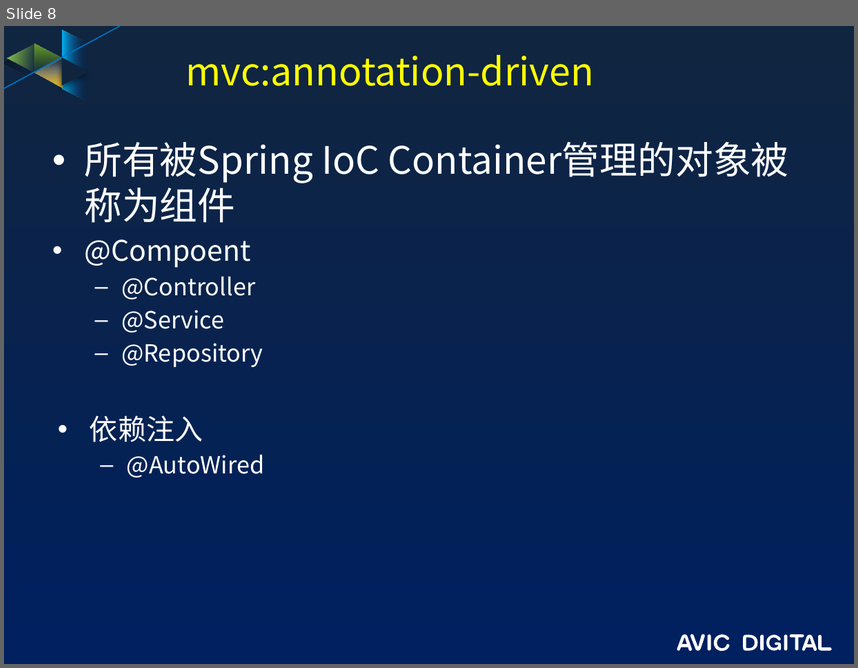
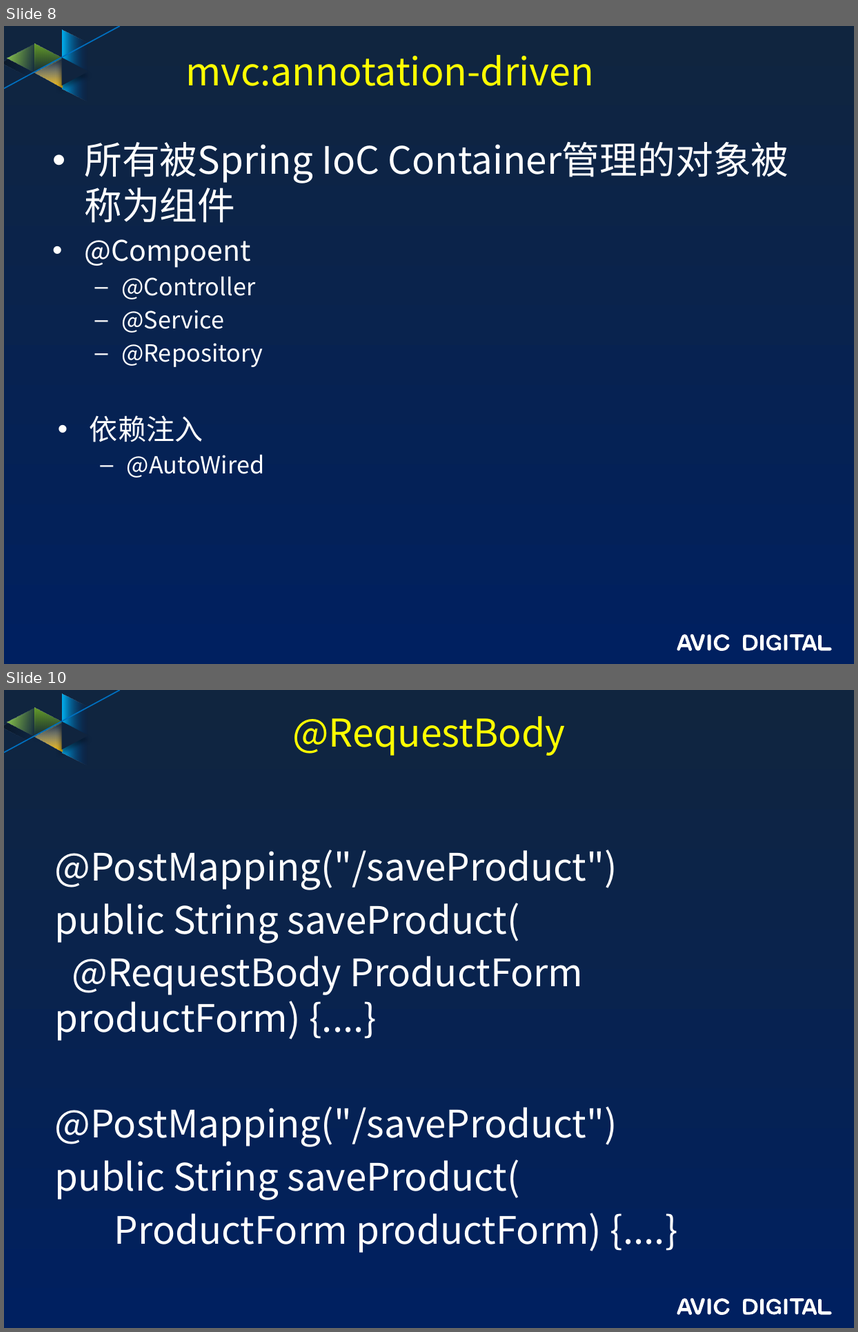
Before and after one commit to guofengzh/java-way, a slide deck: spring/docs/08-spring-mvc.pptx. Shown one above the other, each under a label of ours: slide 8 before the commit, slides 8 and 10 after it; the slides between them are not shown. The pictures are 858x668 and 858x1332 pixels, drawn with LibreOffice and Linux fonts; fonts in the diff are those of the drawing; background and template pictures are left out. Boxes give left, top, right and bottom in pixels: in the first picture for what was removed or moved away, otherwise in the second. Text is boxed around its words. In the diff, an @@ line names an element or a change of style, - is before the commit and + after.

```diff
--- a/spring/docs/08-spring-mvc.pptx
+++ b/spring/docs/08-spring-mvc.pptx
@@ slide 10 added at box(4, 690, 854, 1328), background gradient #10253F to #002060; not listed: 17 template elements that a slide beside it also shows @@
@@ title added at box(292, 716, 565, 756), 32.4 pt, text #FFFF00 @@
+@RequestBody
@@ text added at box(55, 849, 617, 1252), 32 pt, text #FFFFFF @@
+@PostMapping("/saveProduct")
+public String saveProduct(
+@RequestBody ProductForm productForm) {....}
+@PostMapping("/saveProduct")
+public String saveProduct(
+ProductForm productForm) {....}
```
Also in this commit, not shown: 5 other slides added, 13 other files.
